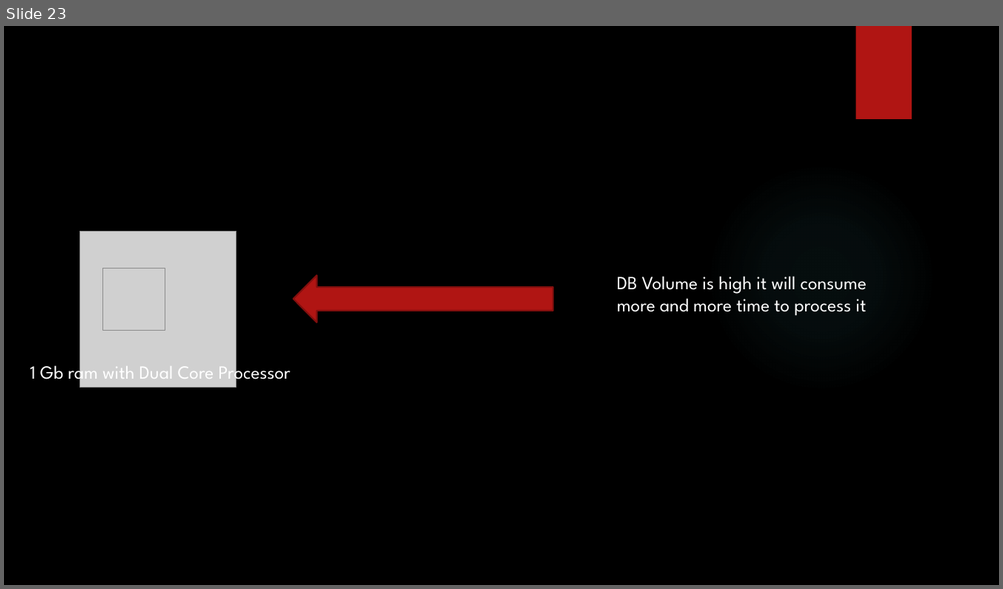
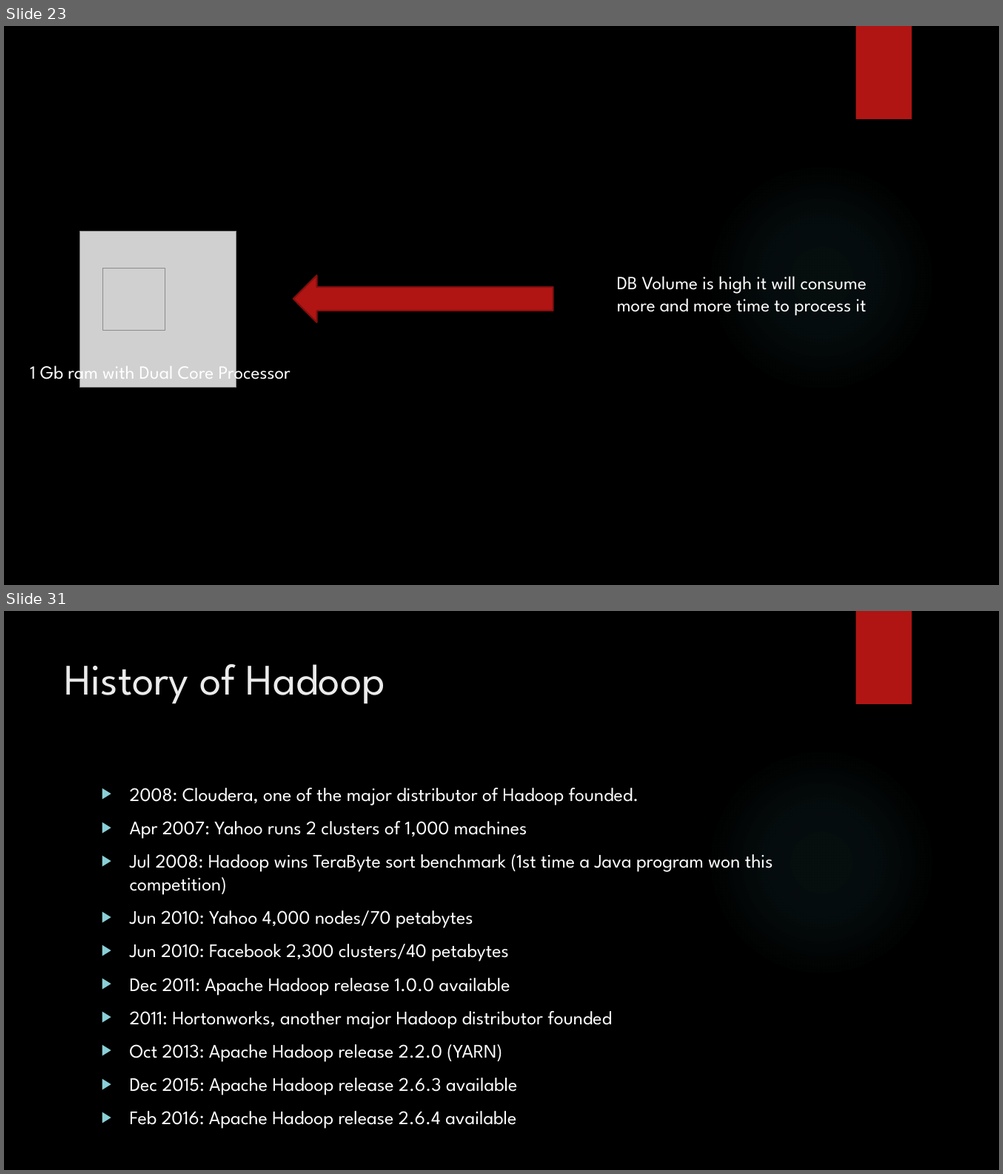
Before and after one commit to karthick1808/hadoopfundamentals, a slide deck: New Microsoft PowerPoint Presentation.pptx. Shown one above the other, each under a label of ours: slide 23 before the commit, slides 23 and 31 after it; the slides between them are not shown. The pictures are 1003x589 and 1003x1174 pixels, drawn with LibreOffice and Linux fonts; fonts in the diff are those of the drawing; grey boxes stand for pictures; background and template pictures are left out. Boxes give left, top, right and bottom in pixels: in the first picture for what was removed or moved away, otherwise in the second. Text is boxed around its words. In the diff, an @@ line names an element or a change of style, - is before the commit and + after.

```diff
--- a/New Microsoft PowerPoint Presentation.pptx
+++ b/New Microsoft PowerPoint Presentation.pptx
@@ slide 31 added at (x1=4, y1=611, x2=999, y2=1170), background picture (left out); not listed: 2 template elements that a slide beside it also shows @@
@@ title added at (x1=64, y1=664, x2=385, y2=704), 42 pt, text #EBEBEB @@
+History of Hadoop
@@ text added at (x1=130, y1=788, x2=773, y2=1129), 18.5 pt, text #FFFFFF @@
+▶ 2008: Cloudera, one of the major distributor of Hadoop founded.
+▶ Apr 2007: Yahoo runs 2 clusters of 1,000 machines
+▶ Jul 2008: Hadoop wins TeraByte sort benchmark (1st time a Java program won this competition)
+▶ Jun 2010: Yahoo 4,000 nodes/70 petabytes
+▶ Jun 2010: Facebook 2,300 clusters/40 petabytes
+▶ Dec 2011: Apache Hadoop release 1.0.0 available
+▶ 2011: Hortonworks, another major Hadoop distributor founded
+▶ Oct 2013: Apache Hadoop release 2.2.0 (YARN)
+▶ Dec 2015: Apache Hadoop release 2.6.3 available
+▶ Feb 2016: Apache Hadoop release 2.6.4 available
```
Also in this commit, not shown: 1 slide changed, 6 other slides added.
